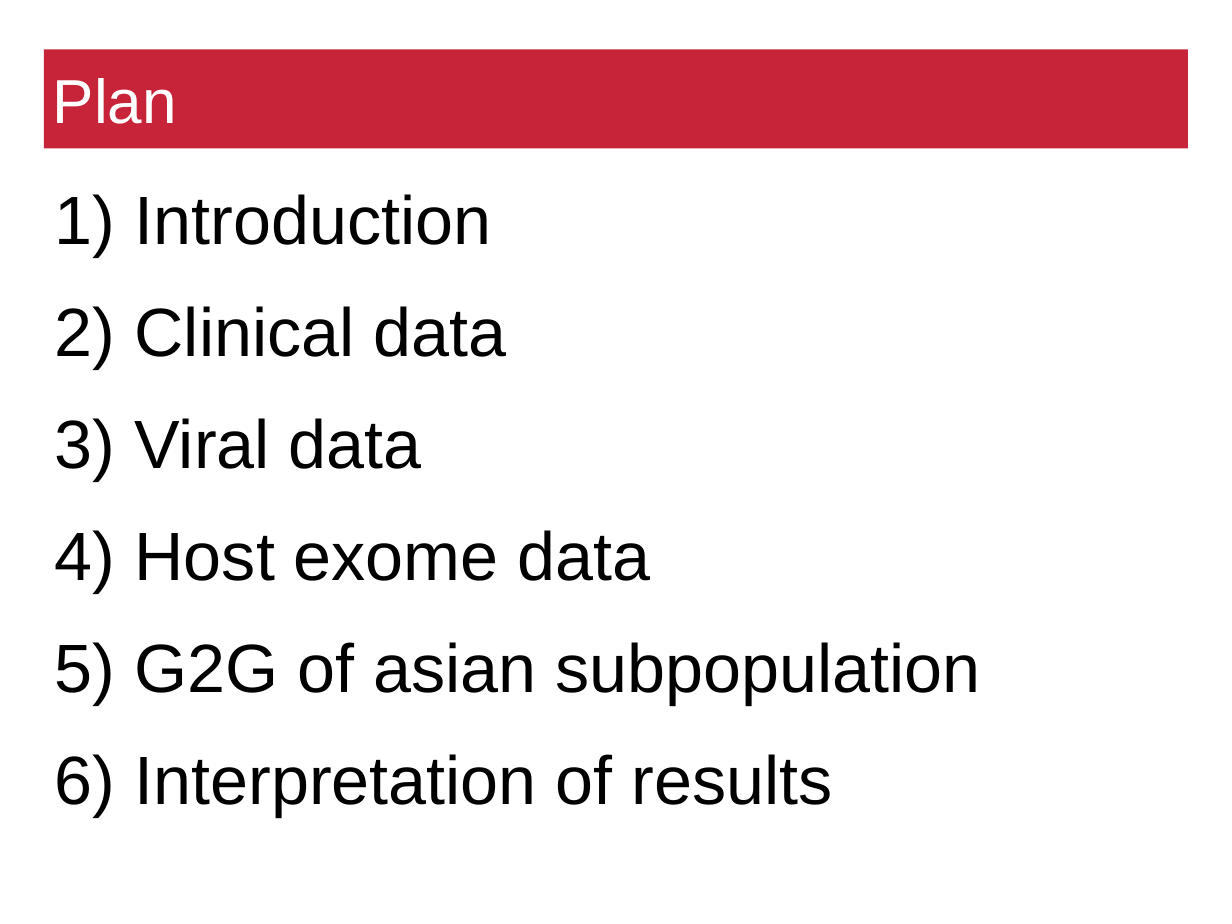
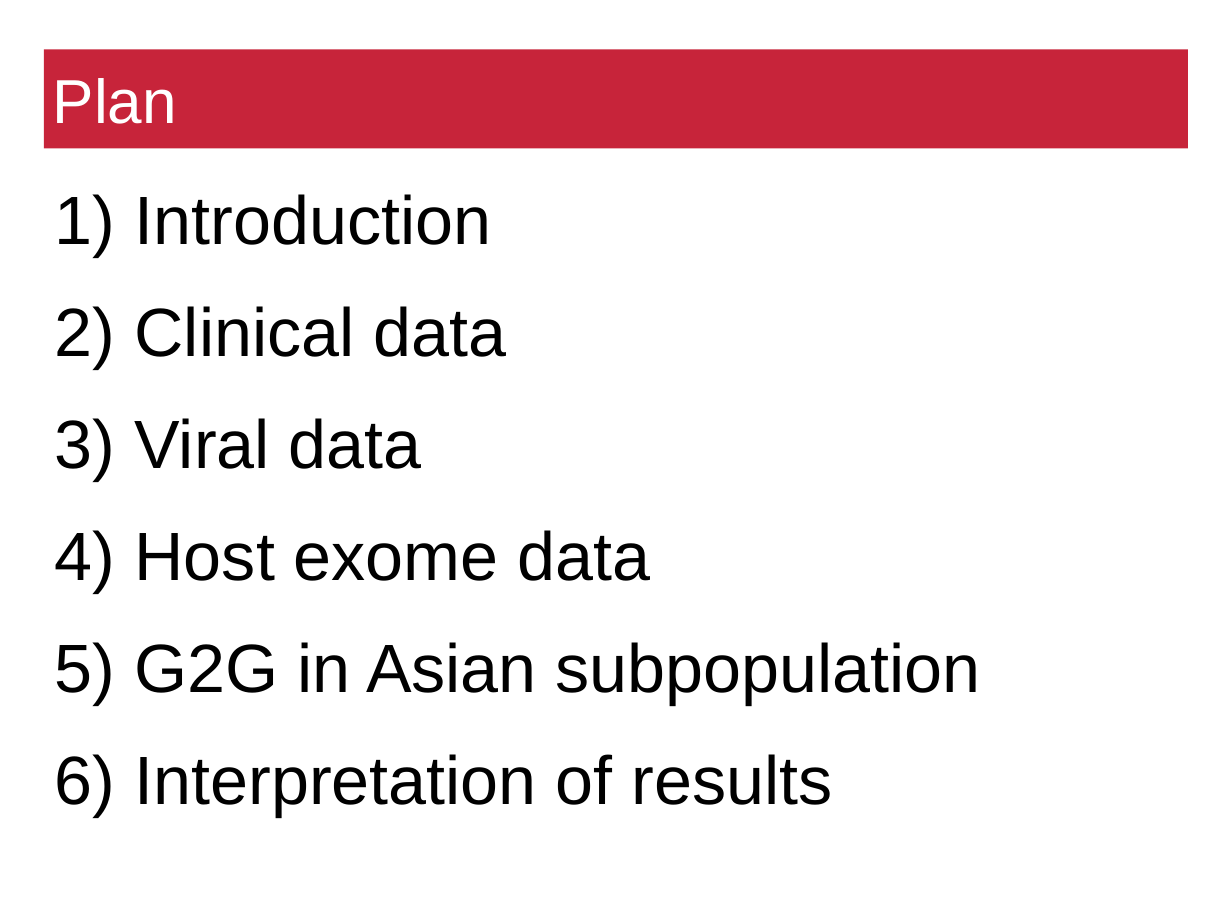
Before and after one commit to matthiaszeller/HBV, a slide deck: slide 2 of Presentation.odp. Drawn at 1232x924 pixels with LibreOffice and Linux fonts; fonts in the diff are those of the drawing; background and template pictures are left out. Boxes give left, top, right and bottom in pixels: in the first picture for what was removed or moved away, otherwise in the second. Text is boxed around its words. In the diff, an @@ line names an element or a change of style, - is before the commit and + after.

```diff
--- a/Presentation.odp
+++ b/Presentation.odp
@@ text at box(135, 642, 981, 705): text changed @@
-5) G2G of asian subpopulation
+5) G2G in Asian subpopulation
```
Also in this commit, not shown: 22 other slides changed, 3 slides added, 2 slides removed, 8 other files.
